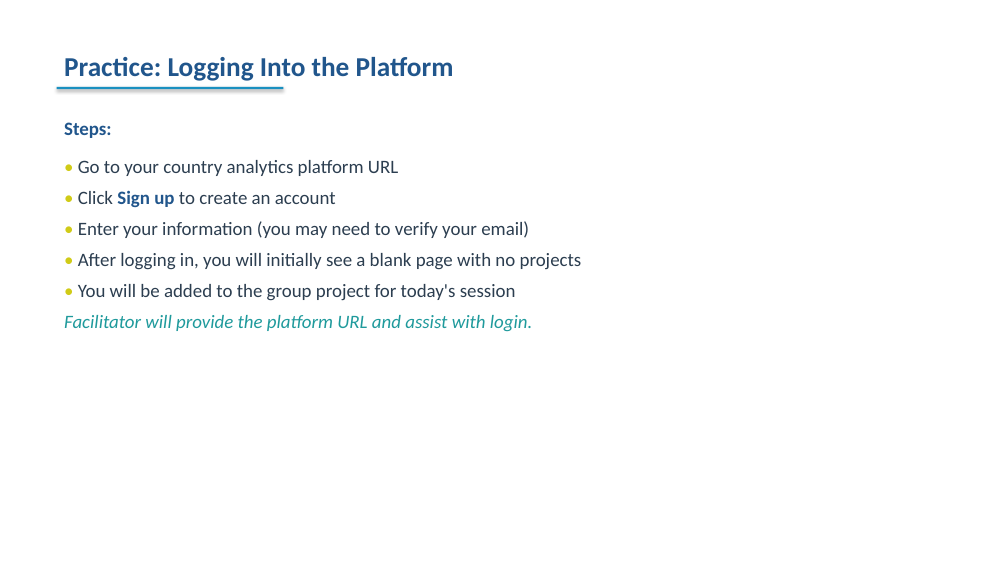
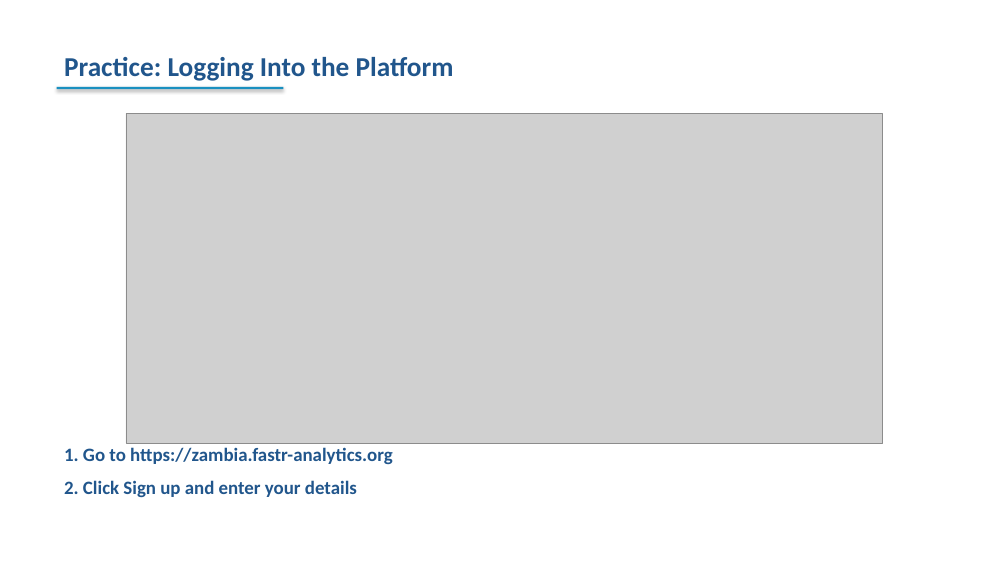
Before and after one commit to FASTR-Analytics/fastr-resource-hub, a slide deck: slide 35 of outputs/2026-zambia_deck.pptx. Drawn at 1008x567 pixels with LibreOffice and Linux fonts; fonts in the diff are those of the drawing; grey boxes stand for pictures. Boxes give left, top, right and bottom in pixels: in the first picture for what was removed or moved away, otherwise in the second. Text is boxed around its words. In the diff, an @@ line names an element or a change of style, - is before the commit and + after.

```diff
--- a/outputs/2026-zambia_deck.pptx
+++ b/outputs/2026-zambia_deck.pptx
@@ picture added at bbox=[126, 113, 882, 443] @@
@@ text removed at bbox=[64, 122, 582, 332] @@
-Steps:
-• Go to your country analytics platform URL
-• Click Sign up to create an account
-• Enter your information (you may need to verify your email)
-• After logging in, you will initially see a blank page with no projects
-• You will be added to the group project for today's session
-Facilitator will provide the platform URL and assist with login.
@@ text added at bbox=[64, 447, 393, 498], 18 pt, text #21568C, bold @@
+1. Go to https://zambia.fastr-analytics.org
+2. Click Sign up and enter your details
```
Also in this commit, not shown: 2 other slides changed, 10 other files.
